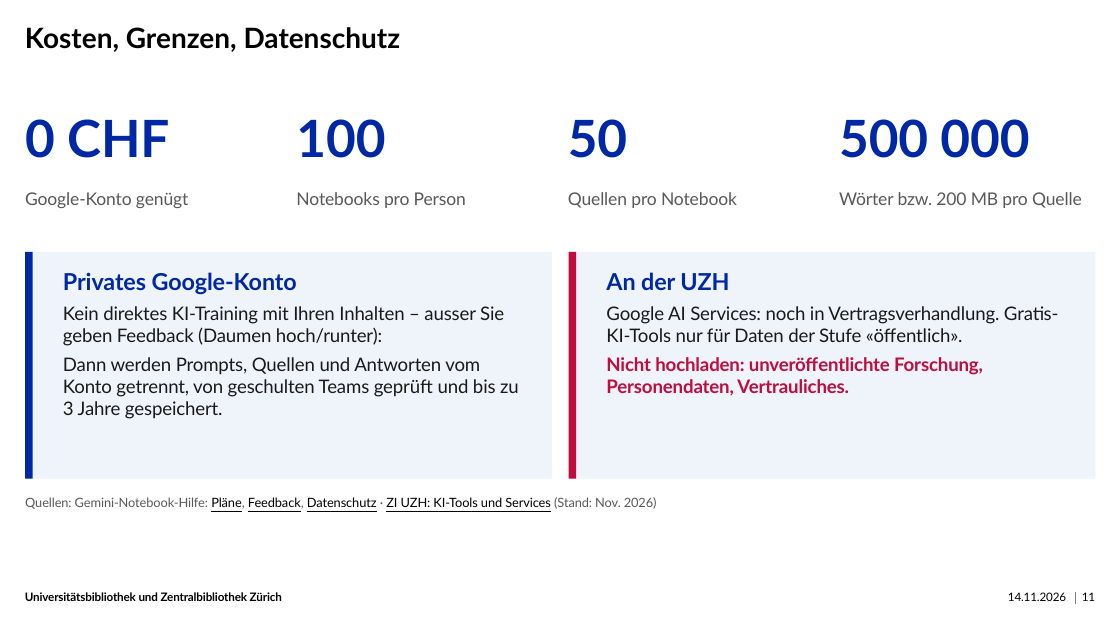
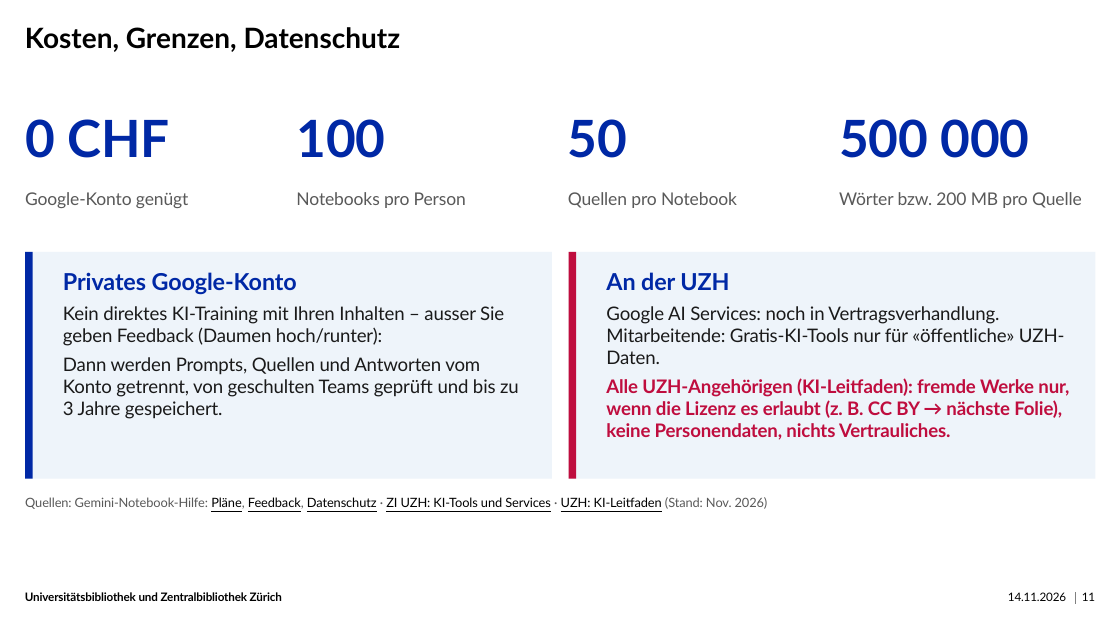
Before and after one commit to NbtKmy/presentations, a slide deck: slide 11 of coffee_lectures/presentation_HS26_geminiNotebook.pptx. Drawn at 1120x630 pixels with LibreOffice and Linux fonts; fonts in the diff are those of the drawing. Boxes give left, top, right and bottom in pixels: in the first picture for what was removed or moved away, otherwise in the second. Text is boxed around its words. In the diff, an @@ line names an element or a change of style, - is before the commit and + after.

```diff
--- a/coffee_lectures/presentation_HS26_geminiNotebook.pptx
+++ b/coffee_lectures/presentation_HS26_geminiNotebook.pptx
@@ text at box(606, 306, 1069, 440): text changed; text colour #1A1A1A to #BF0D3E; bold on @@
-Google AI Services: noch in Vertragsverhandlung. Gratis-KI-Tools nur für Daten der Stufe «öffentlich».
-Nicht hochladen: unveröffentlichte Forschung, Personendaten, Vertrauliches.
+Google AI Services: noch in Vertragsverhandlung. Mitarbeitende: Gratis-KI-Tools nur für «öffentliche» UZH-Daten.
+Alle UZH-Angehörigen (KI-Leitfaden): fremde Werke nur, wenn die Lizenz es erlaubt (z. B. CC BY → nächste Folie), keine Personendaten, nichts Vertrauliches.
@@ text at box(25, 497, 768, 509): text changed; text colour #595959 to #000000 @@
-Quellen: Gemini-Notebook-Hilfe: Pläne, Feedback, Datenschutz · ZI UZH: KI-Tools und Services (Stand: Nov. 2026)
+Quellen: Gemini-Notebook-Hilfe: Pläne, Feedback, Datenschutz · ZI UZH: KI-Tools und Services · UZH: KI-Leitfaden (Stand: Nov. 2026)
```
